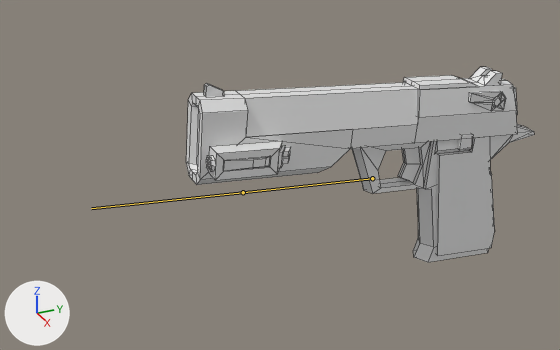
An edit to the FBX model Assets/Art/Models/Weapons/Bruno.fbx, drawn before and after from the same camera.
Before and after are seen from a 50 mm camera at (0.476, -0.558, 0.145) aimed at (-0.01, -0.339, -0.098). The lights are fixed; the arrows at lower left show +X, +Y and +Z. Both versions are drawn at frame 1 of the action 'Bruno Rig|Fire'; the numbers are the values there. The bones that bend it are drawn over the model as lines. Mesh edges are drawn as thin lines. Materials are left out; every surface is plain grey.

Names of what the first picture shows: 'Bruno'.
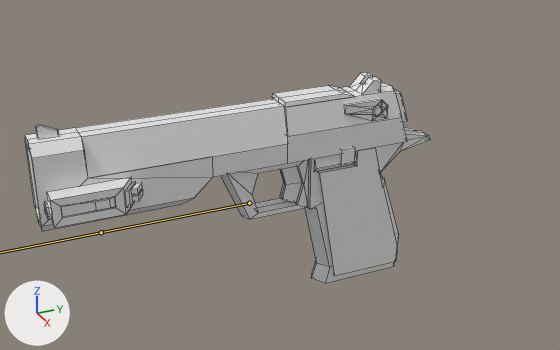
Scene script edits in JSON lines:
```json
{"block": "bone_root", "where": "bone_root = bpy.data.objects['Bruno Rig'].pose.bones['Root']"}
{"op": "set", "path": "bone_root.location", "old": "(0.0, 0.264, 0.1108)", "new": "(0.0, 0.3681, 0.1108)"}
{"op": "set", "path": "bone_root.rotation_quaternion", "old": "(0.999, -0.044, 0.0, 0.0)", "new": "(1.0, 0.0, 0.0, 0.0)", "note": "degrees (-5, 0, 0) -> degrees (0, 0, 0)"}
```

Boxes (x1, y1, x2, y2) around the edits, measured in the pictures (560 x 350 px):
```json
{"object": "Bruno", "change": "posed", "before": [186, 67, 534, 262], "after": [25, 72, 430, 283], "on screen": "16% wider, 8% taller"}
{"bone": "Root", "before": "(372, 178) to (243, 192)", "after": "(249, 203) to (101, 232)"}
```
